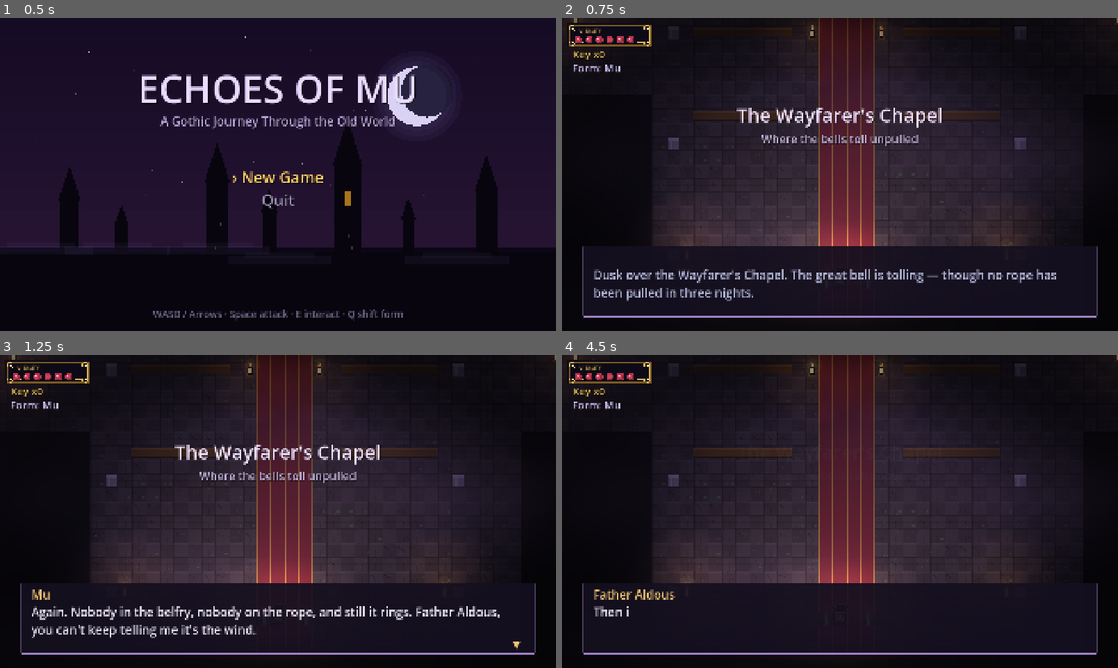
Above: before the commit, frames 1-4 (two rows, left to right).
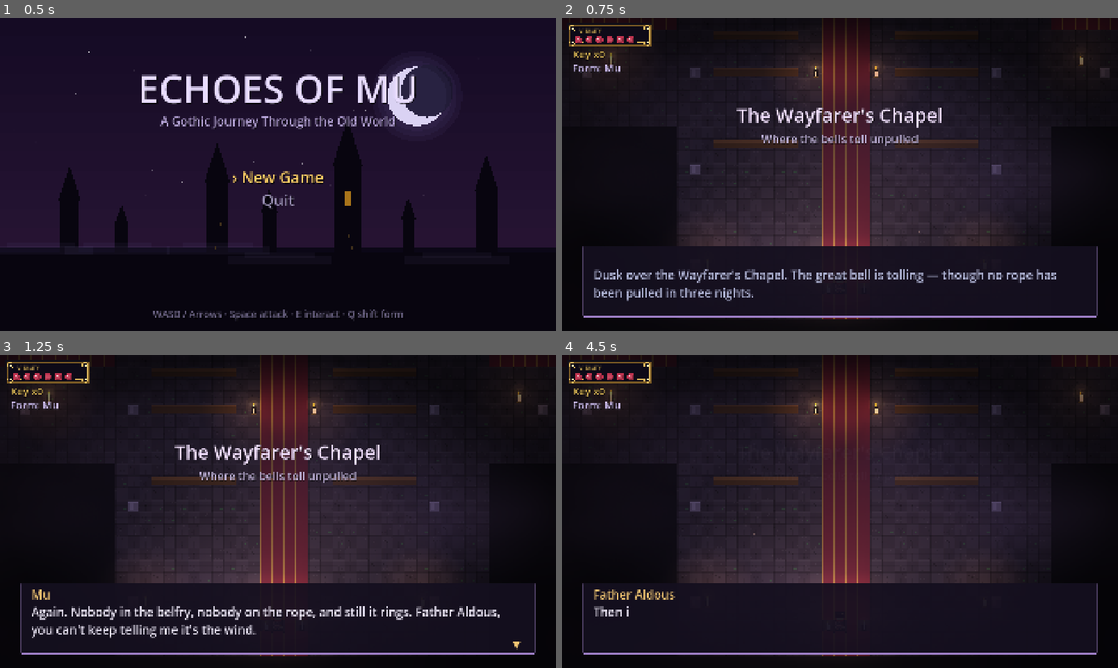
Above: after the commit, the same moments.

Repository: muhyrule/echoes-of-mu-game
Game: Godot game, scene res://src/scenes/menu/MainMenu.tscn
The game is run twice, just before and just after one commit, with the same random seed, the same clock (stepped at 60 frames per second) and the same inputs.
Inputs:
- Up to frame 1 (0.5 s): no input
- Up to frame 2 (0.75 s): tap Enter (ui_accept) at 0.5 s; hold D (move_right) from 0.53 s (still down); tap Space (attack) at 0.6 s
- Up to frame 3 (1.25 s): keep holding D (move_right); tap Enter (ui_accept) at 0.77, 1.07 s
- Up to frame 4 (4.5 s): release D (move_right) at 1.28 s; hold S (move_down) 1.28-2.03 s; tap Q (form) at 1.35 s; tap Enter (ui_accept) at 1.52, 1.82, 3.02, 3.32, 3.77, 4.07 s; hold D (move_right) 2.03-2.78 s; tap E (interact) at 2.1 s; hold W (move_up) 2.78-3.53 s; tap J at 2.85 s; hold A (move_left) from 3.53 s (still down); tap K at 3.6 s; tap Space (attack) at 4.35 s

Frame 1 is identical in both runs. In frame 2, 5.1% of the frame differs, in the area x 1-100%, y 0-97%; in frame 3, 5.2%; in frame 4, 5.9%, in the area x 2-100%, y 0-97%.

Commit message:
4K output, wider camera view, taller Vaults dungeon
Co-authored-by: Copilot App <223556219+Copilot@users.noreply.github.com>

Diff:
--- a/data/maps/vaults.json
+++ b/data/maps/vaults.json
@@ -15,20 +15,35 @@
   "####################################################",
   "####################################################",
   "#################................#................##",
+  "#################................#................##",
+  "#################................#................##",
   "#################c.S......r.....c#c..............c##",
   "#################...........r....#................##",
   "#################................g.3......W.......##",
   "#################..P...........b.#................##",
   "#################............r...#................##",
+  "#################................#................##",
+  "#################................#................##",
   "#################................#........4.......##",
+  "#################................#................##",
+  "#################................#................##",
   "#################........2.......#########B#########",
   "#########################D################B#########",
   "##..............#..............###................##",
+  "##..............#..............###................##",
+  "##..............#..............###................##",
+  "##..............#..............###................##",
   "##.c..r........c#c..........K..###................##",
   "##.......r.....................###................##",
+  "##.............................###................##",
+  "##.............................###................##",
+  "##.............................###................##",
   "##...1.....................b...###................##",
   "##E.@...........#.......b......###........G.......##",
   "##......r.r.....#..............###................##",
+  "##..............#..............###................##",
+  "##..............#..............###................##",
+  "##..............#..............###................##",
   "##..............#.............c###c.......X......c##",
   "##################################................##",
   "####################################################"
--- a/project.godot
+++ b/project.godot
@@ -33,8 +33,8 @@
 
 window/size/viewport_width=1920
 window/size/viewport_height=1080
-window/size/window_width_override=2560
-window/size/window_height_override=1440
+window/size/window_width_override=3840
+window/size/window_height_override=2160
 window/stretch/mode="canvas_items"
 
 [gd_project]
--- a/src/scenes/world/level.gd
+++ b/src/scenes/world/level.gd
@@ -246,7 +246,7 @@
 	cam.limit_top = 0
 	cam.limit_right = w * TILE
 	cam.limit_bottom = h * TILE
-	cam.zoom = Vector2(3, 3)
+	cam.zoom = Vector2(2.6, 2.6)
 	player.add_child(cam)
 	cam.make_current()
 
@@ -318,7 +318,7 @@
 	dust.lifetime = 7.0
 	dust.preprocess = 7.0
 	dust.emission_shape = CPUParticles2D.EMISSION_SHAPE_RECTANGLE
-	dust.emission_rect_extents = Vector2(230, 130)
+	dust.emission_rect_extents = Vector2(310, 180)
 	dust.direction = Vector2(1, -0.3)
 	dust.spread = 60.0
 	dust.initial_velocity_min = 2.0
